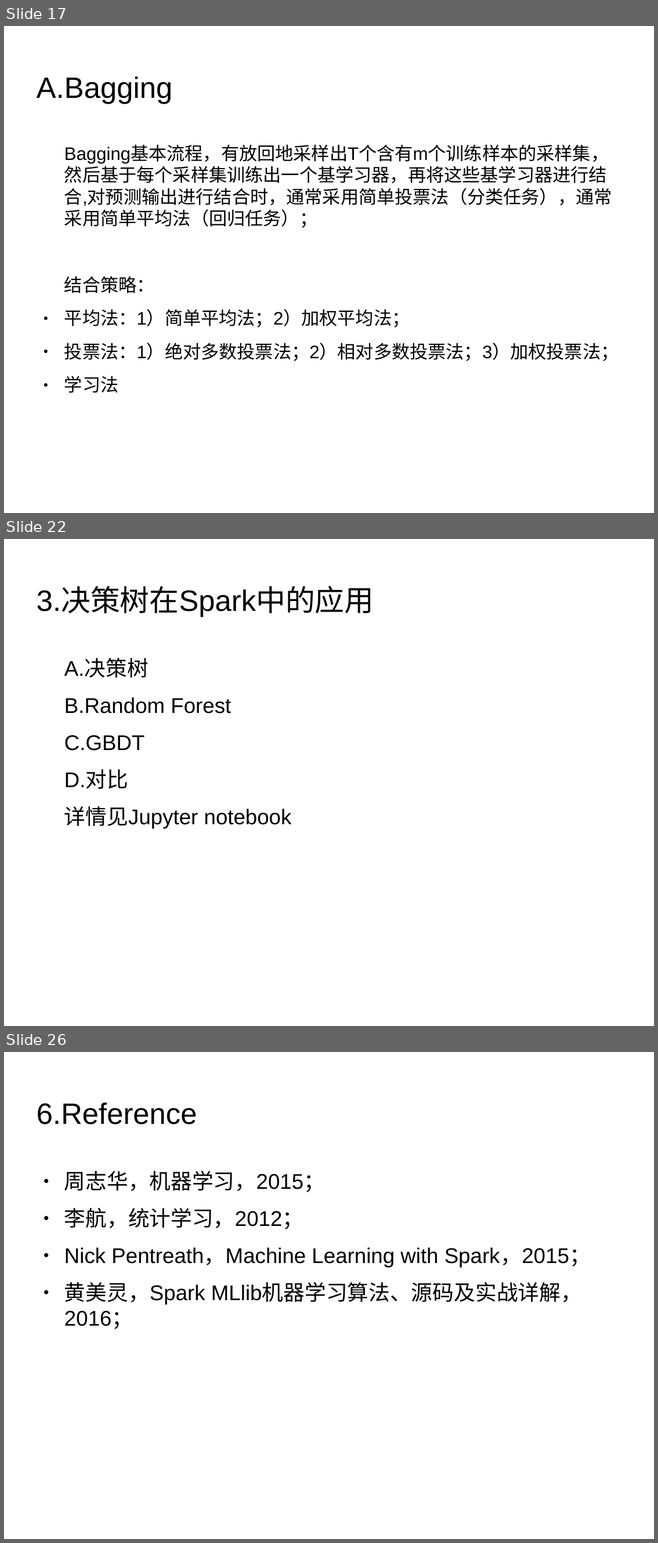
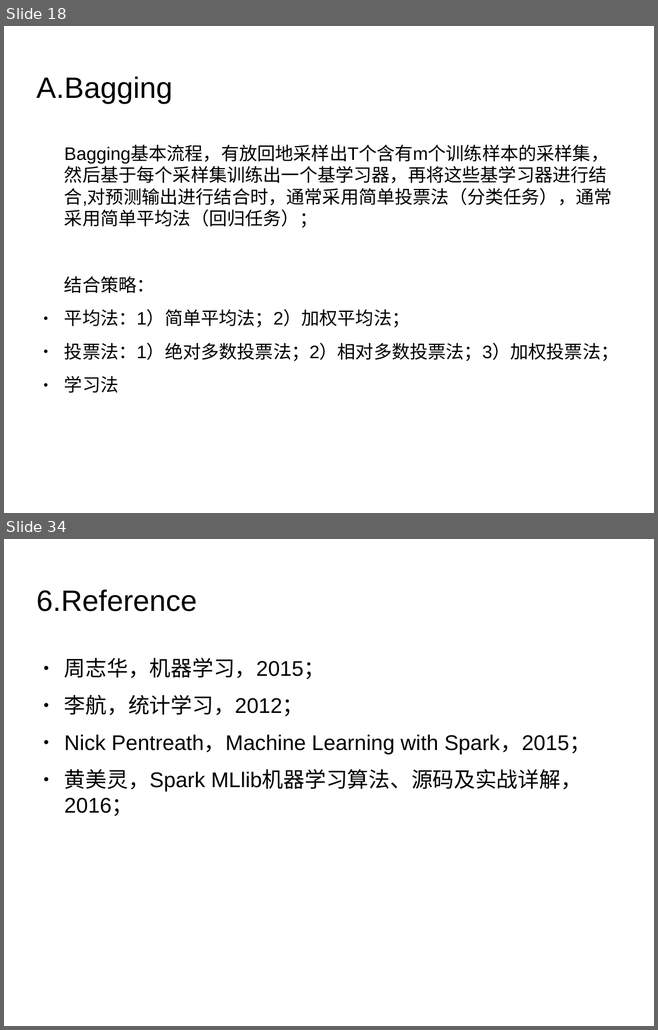
Before and after one commit to liulj0507/DecisionTreeShareProject, a slide deck: doc/DecisionTree-zhb.odp. Shown one above the other, each under a label of ours: slides 17, 22 and 26 before the commit, slides 18 and 34 after it; the slides between them are not shown. The pictures are 658x1543 and 658x1030 pixels, drawn with LibreOffice and Linux fonts; fonts in the diff are those of the drawing; background and template pictures are left out. Boxes give left, top, right and bottom in pixels: in the first picture for what was removed or moved away, otherwise in the second. Text is boxed around its words. In the diff, an @@ line names an element or a change of style, - is before the commit and + after.

Commit message:
更新决策树ppt

```diff
--- a/doc/DecisionTree-zhb.odp
+++ b/doc/DecisionTree-zhb.odp
@@ slide 22 removed at box(4, 539, 654, 1026), background picture (left out) @@
@@ title removed at box(36, 587, 373, 617) @@
-3.决策树在Spark中的应用
@@ text removed at box(64, 659, 292, 829) @@
-A.决策树
-B.Random Forest
-C.GBDT
-D.对比
-详情见Jupyter notebook
@@ what was slide 17 is now slide 18 @@
@@ what was slide 26 is now slide 34 @@
```
Also in this commit, not shown: 11 slides changed, 10 slides added, 1 other slide removed, 11 other files.
